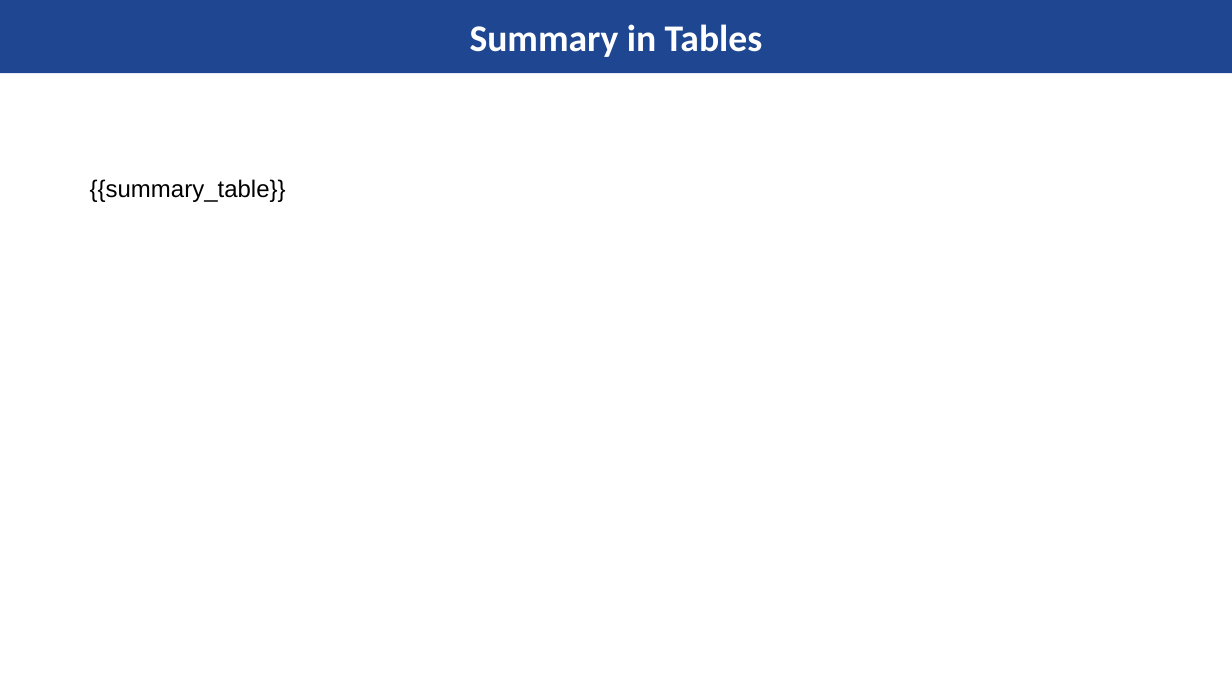
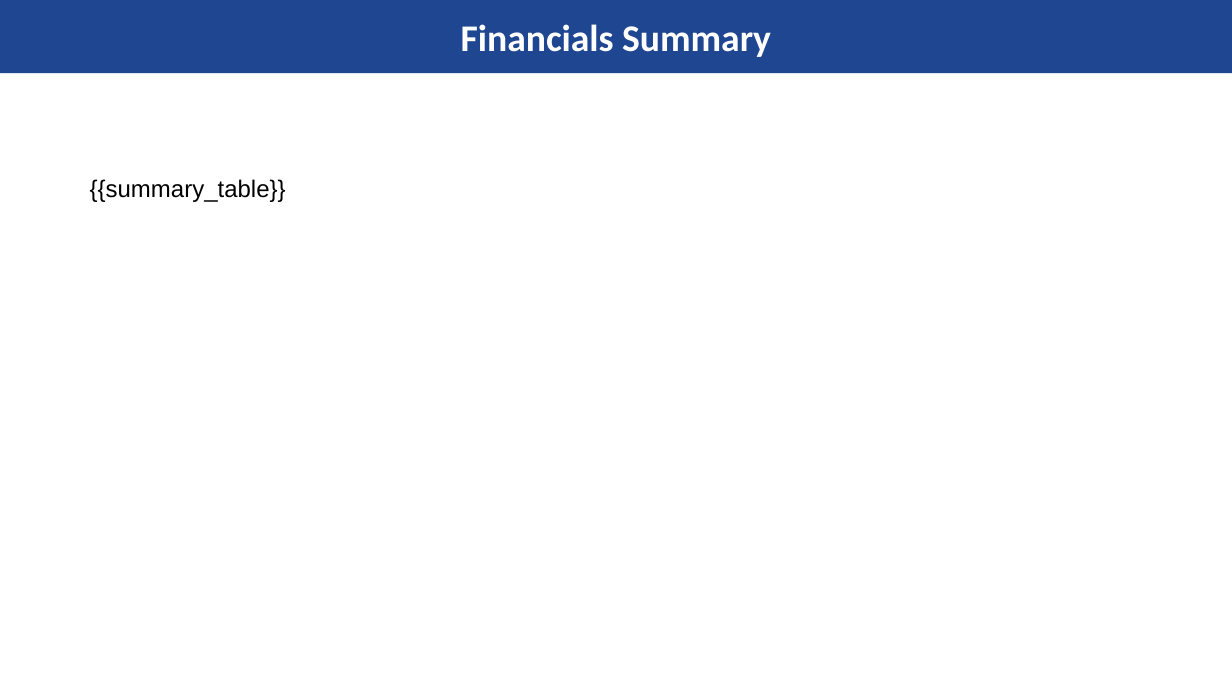
Before and after one commit to kishanyash/fluffy-lamp, a slide deck: slide 10 of master_template.pptx (slide 11 before the commit). Drawn at 1232x693 pixels with LibreOffice and Linux fonts; fonts in the diff are those of the drawing; background and template pictures are left out. Boxes give left, top, right and bottom in pixels: in the first picture for what was removed or moved away, otherwise in the second. Text is boxed around its words. In the diff, an @@ line names an element or a change of style, - is before the commit and + after.

```diff
--- a/master_template.pptx
+++ b/master_template.pptx
@@ title at (461, 24, 771, 57): text changed @@
-Summary in Tables
+Financials Summary
```
Also in this commit, not shown: 10 other slides changed, 1 slide removed, 6 other files.
